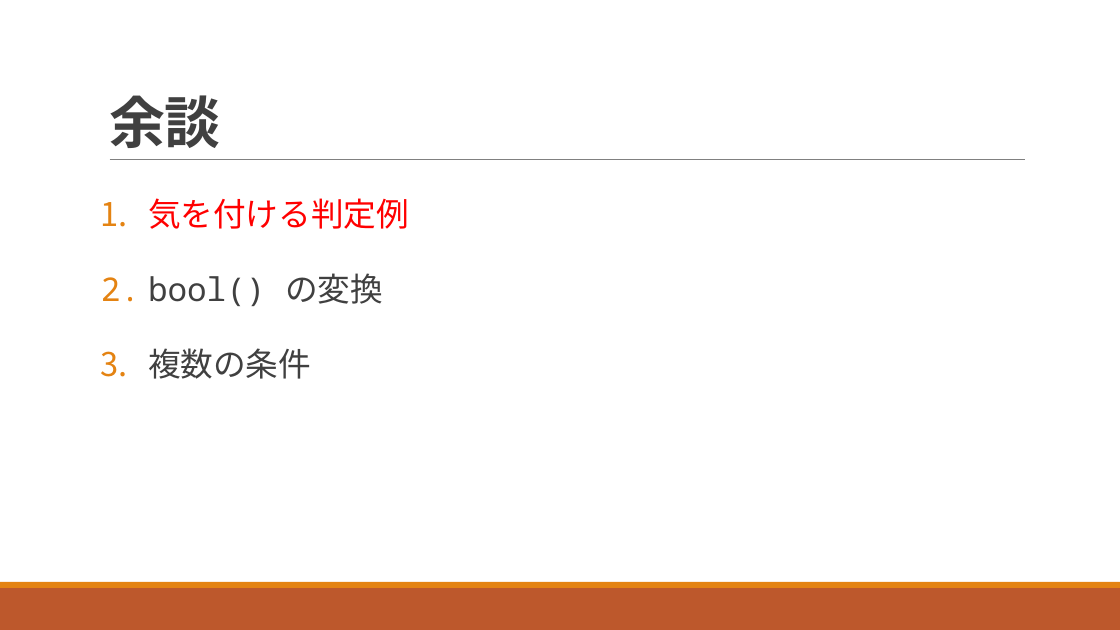
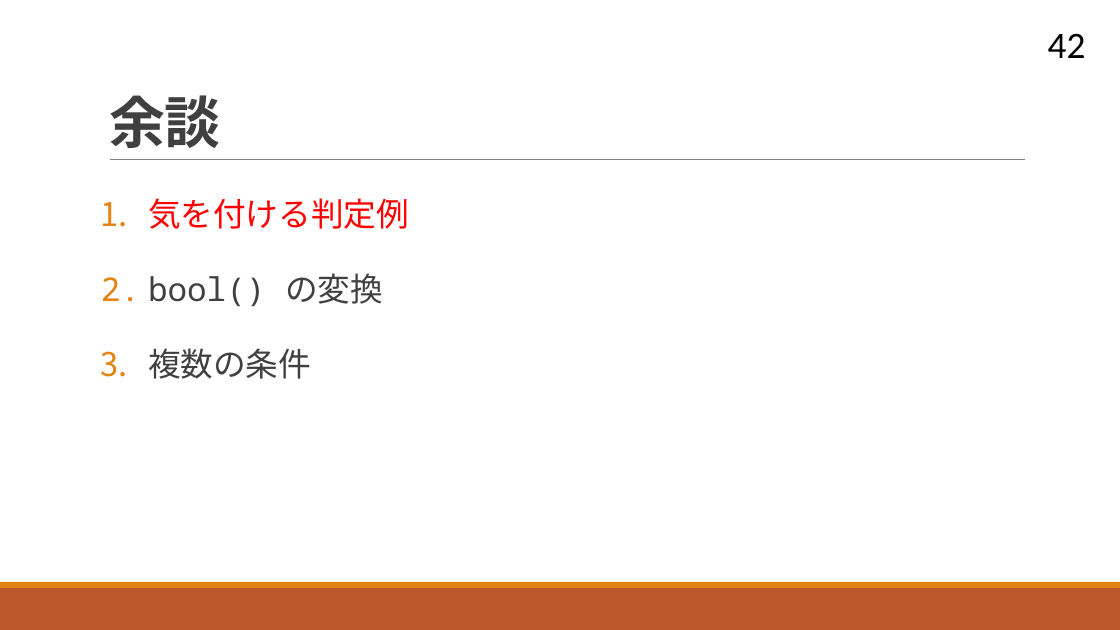
Before and after one commit to navy1634/Teach, a slide deck: slide 42 of 20230711/unit03.pptx (slide 38 before the commit). Drawn at 1120x630 pixels with LibreOffice and Linux fonts; fonts in the diff are those of the drawing. Boxes give left, top, right and bottom in pixels: in the first picture for what was removed or moved away, otherwise in the second. Text is boxed around its words. In the diff, an @@ line names an element or a change of style, - is before the commit and + after.

```diff
--- a/20230711/unit03.pptx
+++ b/20230711/unit03.pptx
@@ page number added at box(1048, 33, 1086, 58), 32 pt, text #000000 @@
+42
```
Also in this commit, not shown: 50 other slides changed, 4 slides added, 1 other file.
